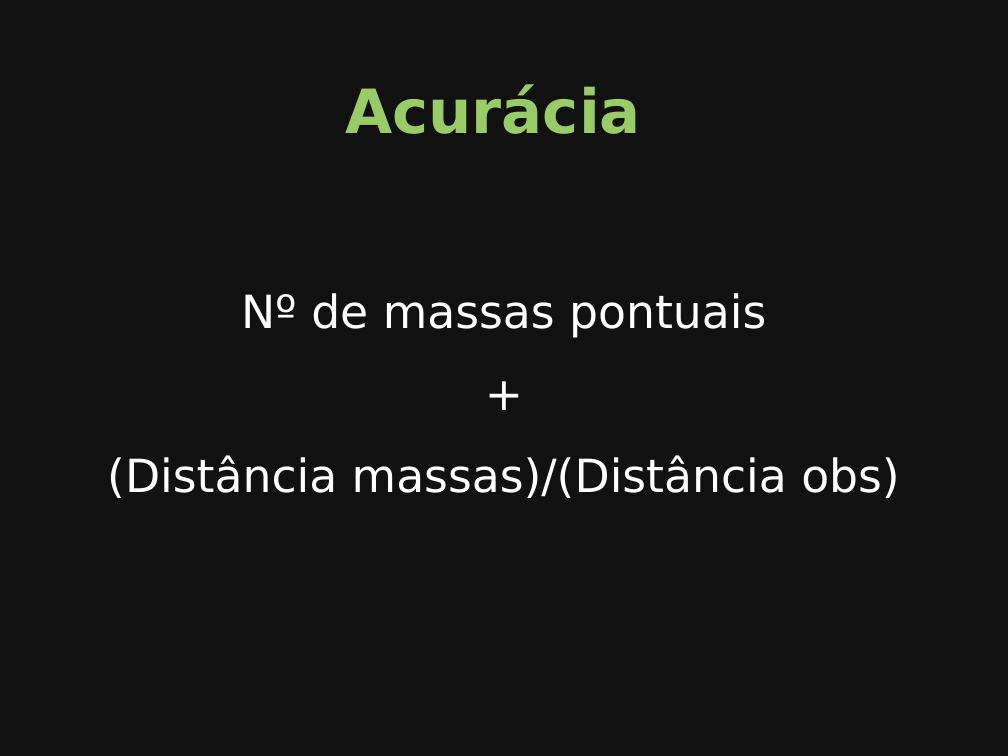
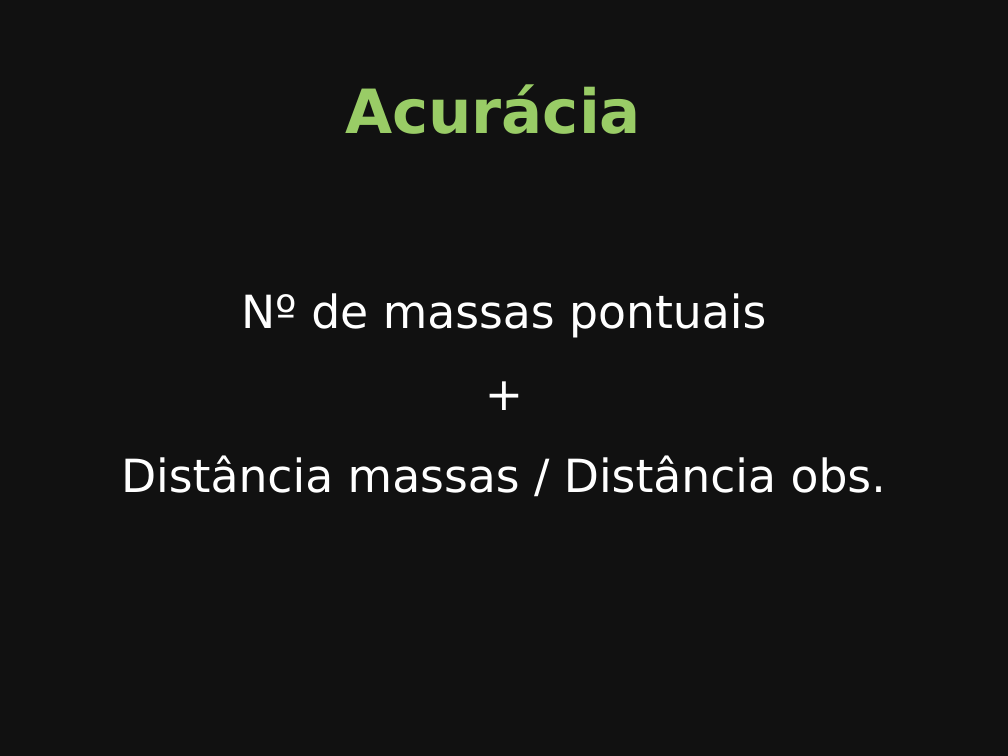
Before and after one commit to leouieda/seminario-on-2014, a slide deck: slide 7 of slides.odp (slide 6 before the commit). Drawn at 1008x756 pixels with LibreOffice and Linux fonts; fonts in the diff are those of the drawing. Boxes give left, top, right and bottom in pixels: in the first picture for what was removed or moved away, otherwise in the second. Text is boxed around its words. In the diff, an @@ line names an element or a change of style, - is before the commit and + after.

```diff
--- a/slides.odp
+++ b/slides.odp
@@ text at (121, 455, 886, 493): text changed @@
-(Distância massas)/(Distância obs)
+Distância massas / Distância obs.
```
Also in this commit, not shown: 6 other slides changed, 25 slides added, 1 slide removed, 1 other file.
